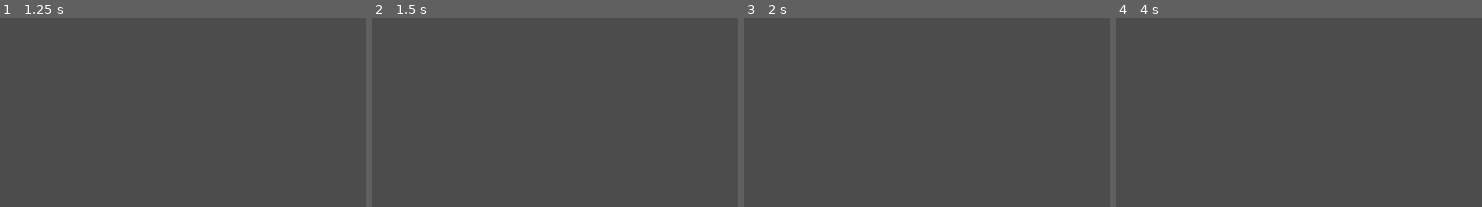
Above: before the commit, frames 1-4 (left to right).
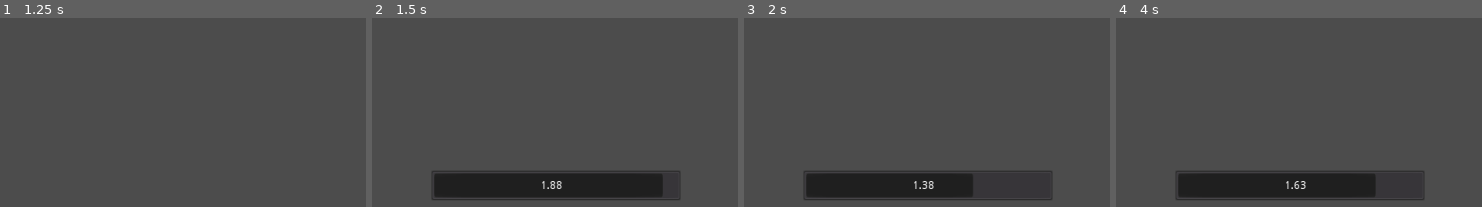
Above: after the commit, the same moments.

Repository: TRushton95/Sanctuary
Game: Godot game, scene res://Main.tscn
The game is run twice, just before and just after one commit, with the same random seed, the same clock (stepped at 60 frames per second) and the same inputs. The engine's default icon, where the game draws it, is replaced by a stand-in: a white triangle on a blue panel in a dark square.
Inputs (mouse positions are % of the whole screen's width and height, from its top left):
- Up to frame 1 (1.25 s): click "Create Server" at 0.5 s
- Up to frame 2 (1.5 s): tap Enter at 1.25 s; move the mouse to (76, 53) at 1.27 s; tap Q (Cast, bound only after the commit) at 1.35 s; click (76, 53) at 1.42 s
- Up to frame 3 (2 s): no input
- Up to frame 4 (4 s): move the mouse to (30, 66) at 2.02 s; tap Q (Cast, bound only after the commit) at 2.1, 2.85, 3.6 s; click (30, 66) at 2.17 s; move the mouse to (63, 32) at 2.77 s; click (63, 32) at 2.92 s; move the mouse to (47, 84) at 3.52 s; click (47, 84) at 3.67 s
The pictures show only the part of the screen within x 27-77%, y 50-100%; the shares and areas given below are measured in that part.

Frame 1 is identical in both runs. In frame 2, 9.0% of the frame differs, in the area x 16-85%, y 80-97%; in frame 3, 6.7%; in frame 4, 7.8%.

Commit message:
Add dummy local cast

Diff:
--- a/Src/Gameplay/Entities/Unit/Unit.gd
+++ b/Src/Gameplay/Entities/Unit/Unit.gd
@@ -4,8 +4,27 @@
 const SPEED := 300
 
 var _path : PoolVector2Array
+var _is_casting := false
 
 signal path_expired
+signal started_casting
+signal stopped_casting
+signal progressed_casting(value)
+
+
+func _process(delta: float) -> void:
+	if _is_casting:
+		emit_signal("progressed_casting", $CastTimer.time_left)
+
+
+func cast() -> void:
+	if _is_casting:
+		print("Already casting")
+		return
+
+	$CastTimer.start(2)
+	_is_casting = true
+	emit_signal("started_casting")
 
 
 func move_along_path(delta: float) -> void:
@@ -24,3 +43,8 @@
 
 		if _path.empty():
 			emit_signal("path_expired")
+
+
+func _on_CastTimer_timeout() -> void:
+	_is_casting = false
+	emit_signal("stopped_casting")
--- a/Src/Gameplay/Entities/Unit/Unit.tscn
+++ b/Src/Gameplay/Entities/Unit/Unit.tscn
@@ -14,3 +14,9 @@
 
 [node name="CollisionShape2D" type="CollisionShape2D" parent="."]
 shape = SubResource( 1 )
+
+[node name="CastTimer" type="Timer" parent="."]
+wait_time = 2.0
+one_shot = true
+
+[connection signal="timeout" from="CastTimer" to="." method="_on_CastTimer_timeout"]
--- a/Src/Gameplay/World/World.gd
+++ b/Src/Gameplay/World/World.gd
@@ -24,6 +24,19 @@
 	$PathDebug.clear_points()
 
 
+func _on_Unit_started_casting() -> void:
+	$CanvasLayer/CastBar.show()
+
+
+func _on_Unit_stopped_casting() -> void:
+	$CanvasLayer/CastBar.hide()
+
+
+func _on_Unit_progressed_casting(value: float) -> void:
+	$CanvasLayer/CastBar.value = value
+	$CanvasLayer/CastBar/Label.text = str(value).pad_decimals(2)
+
+
 func _ready() -> void:
 	_setup_components()
 
@@ -43,6 +56,9 @@
 		GameServer.set_lag_simulation(true)
 		$LagSimTimer.start(LAG_SIM_DURATION)
 		$CanvasLayer/NetworkInfo/VBoxContainer/LagSimWarning.show()
+
+	if Input.is_action_just_pressed("Cast"):
+		player.cast()
 
 
 func _physics_process(delta: float) -> void:
--- a/Src/Gameplay/World/World.tscn
+++ b/Src/Gameplay/World/World.tscn
@@ -61,5 +61,38 @@
 align = 1
 valign = 1
 
+[node name="CastBar" type="ProgressBar" parent="CanvasLayer"]
+visible = false
+anchor_left = 0.5
+anchor_top = 1.0
+anchor_right = 0.5
+anchor_bottom = 1.0
+margin_left = -160.0
+margin_top = -151.0
+margin_right = 160.0
+margin_bottom = -112.0
+max_value = 2.0
+percent_visible = false
+__meta__ = {
+"_edit_use_anchors_": false
+}
+
+[node name="Label" type="Label" parent="CanvasLayer/CastBar"]
+anchor_left = 0.5
+anchor_top = 0.5
+anchor_right = 0.5
+anchor_bottom = 0.5
+margin_left = -20.0
+margin_top = -7.0
+margin_right = 20.0
+margin_bottom = 7.0
+text = "2.0"
+__meta__ = {
+"_edit_use_anchors_": false
+}
+
 [connection signal="path_expired" from="Unit" to="." method="_on_Unit_path_expired"]
+[connection signal="progressed_casting" from="Unit" to="." method="_on_Unit_progressed_casting"]
+[connection signal="started_casting" from="Unit" to="." method="_on_Unit_started_casting"]
+[connection signal="stopped_casting" from="Unit" to="." method="_on_Unit_stopped_casting"]
 [connection signal="timeout" from="LagSimTimer" to="." method="_on_LagSimTimer_timeout"]
--- a/Src/project.godot
+++ b/Src/project.godot
@@ -50,6 +50,11 @@
 "events": [ Object(InputEventKey,"resource_local_to_scene":false,"resource_name":"","device":0,"alt":false,"shift":false,"control":false,"meta":false,"command":false,"pressed":false,"scancode":16777244,"unicode":0,"echo":false,"script":null)
  ]
 }
+Cast={
+"deadzone": 0.5,
+"events": [ Object(InputEventKey,"resource_local_to_scene":false,"resource_name":"","device":0,"alt":false,"shift":false,"control":false,"meta":false,"command":false,"pressed":false,"scancode":81,"unicode":0,"echo":false,"script":null)
+ ]
+}
 
 [physics]
 
